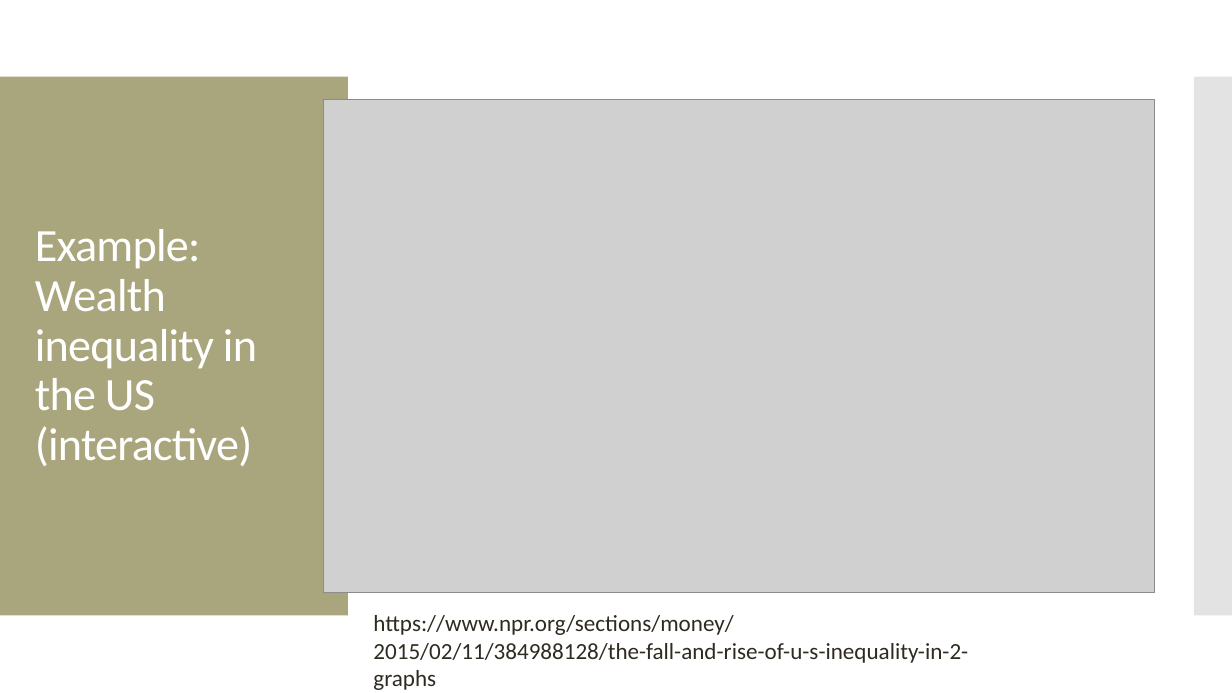
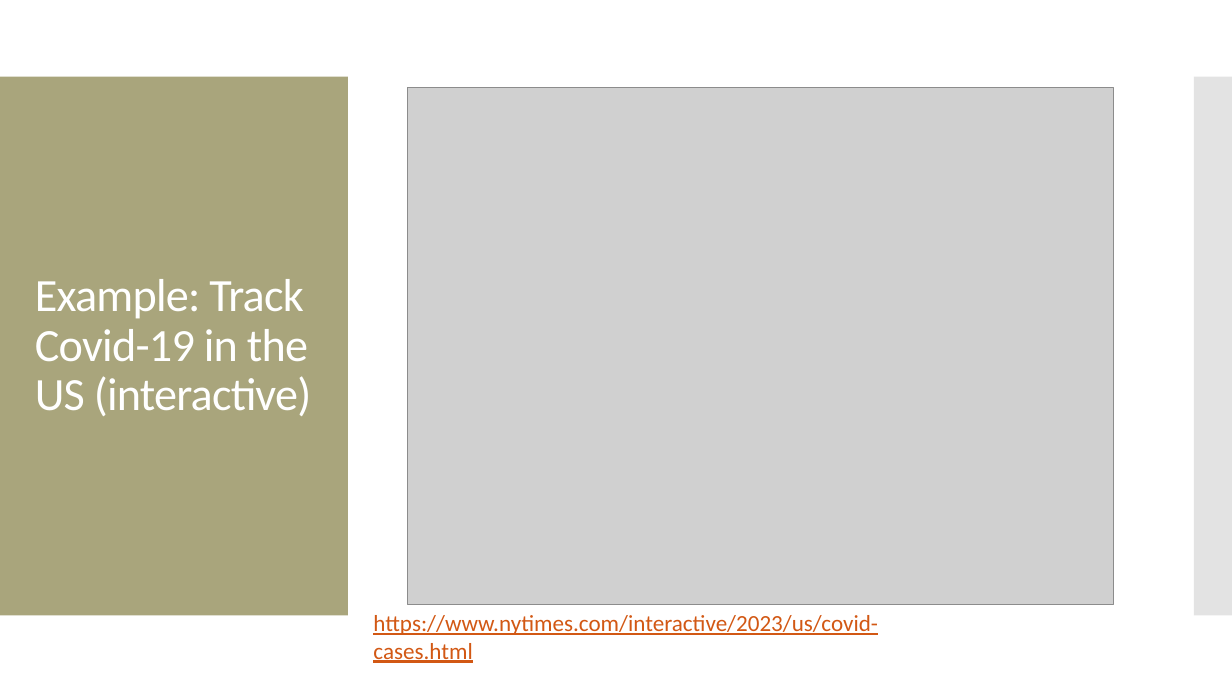
Before and after one commit to amosca01/SDS-CSC109, a slide deck: slide 30 of slides/07-storytelling.pptx. Drawn at 1232x693 pixels with LibreOffice and Linux fonts; fonts in the diff are those of the drawing; grey boxes stand for pictures. Boxes give left, top, right and bottom in pixels: in the first picture for what was removed or moved away, otherwise in the second. Text is boxed around its words. In the diff, an @@ line names an element or a change of style, - is before the commit and + after.

```diff
--- a/slides/07-storytelling.pptx
+++ b/slides/07-storytelling.pptx
@@ picture: place and size @@
-picture at bbox=[323, 100, 1155, 592]
+picture at bbox=[408, 87, 1114, 604]
@@ text at bbox=[35, 279, 312, 416]: text changed @@
-Example: Wealth inequality in the US (interactive)
+Example: Track Covid-19 in the US (interactive)
@@ text at bbox=[373, 615, 878, 663]: text changed; text colour #2F2B20 to #D25814 @@
-https://www.npr.org/sections/money/2015/02/11/384988128/the-fall-and-rise-of-u-s-inequality-in-2-graphs
+https://www.nytimes.com/interactive/2023/us/covid-cases.html
```
Also in this commit, not shown: 1 slide added, 11 other files.
